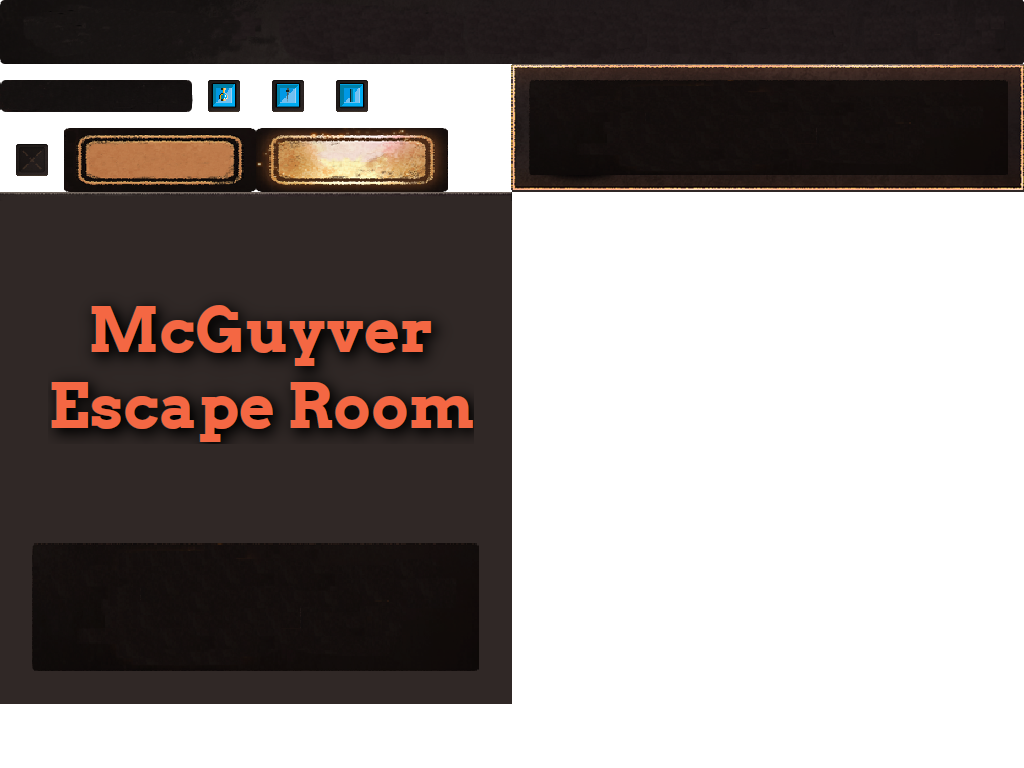
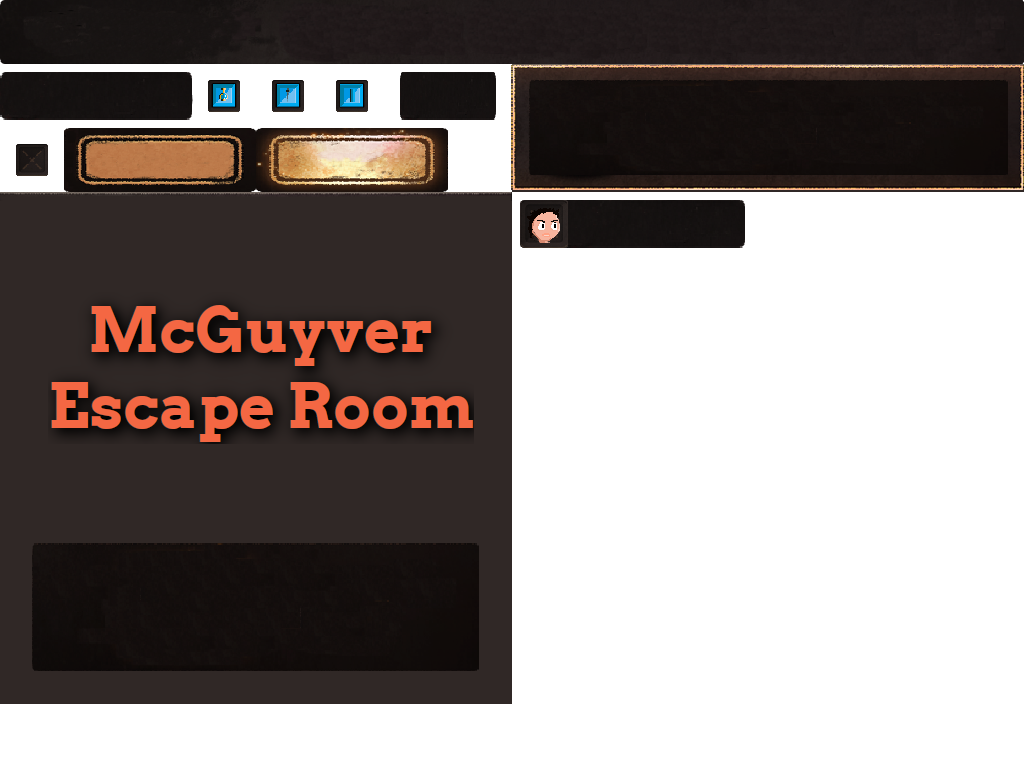
Before/after of a 1024 x 768 layered artwork. What changed in the layer stack:
added layer "Calque #3" above "Calque #2" over [532, 215, 560, 243]
added layer "Calque #2" above "Copie de Calque flottant #2" over [527, 208, 560, 243]
added layer "Copie de Calque flottant #2" above "Calque" over [520, 200, 568, 248]
painted on "Calque" over [0, 72, 745, 248]
